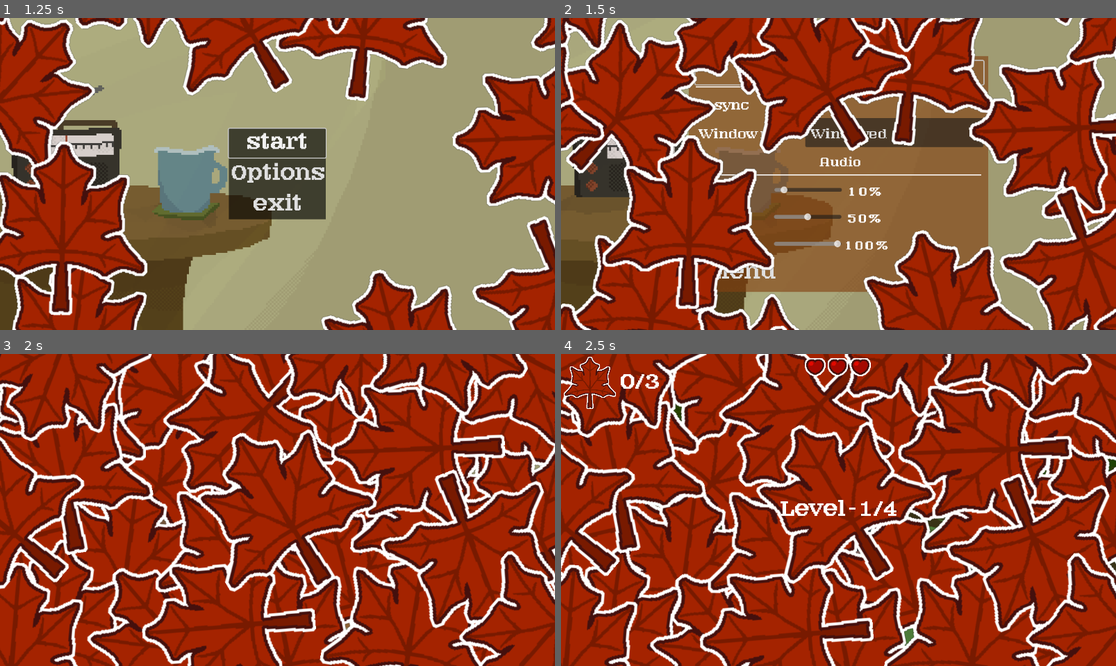
Above: before the commit, frames 1-4 (two rows, left to right).
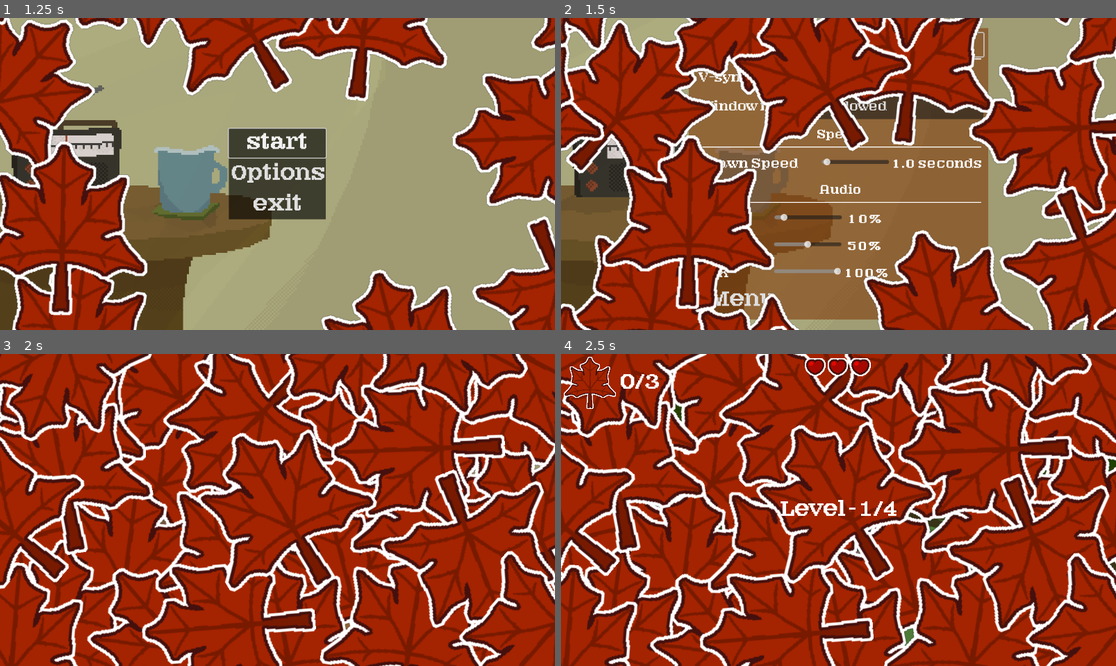
Above: after the commit, the same moments.

Repository: wewewer123/Cozy-Chaos-Fall-2025
Game: Godot game, scene res://scenes/game/GameHolder.tscn
The game is run twice, just before and just after one commit, with the same random seed, the same clock (stepped at 60 frames per second) and the same inputs.
Inputs (mouse positions are in pixels of both pictures, inside the frame that each line leads up to):
- Up to frame 1 (1.25 s): tap Enter at 0.5 s; move the mouse to (399, 158) at 0.52 s; hold D (right) from 0.53 s (still down); tap T at 0.6 s; click (399, 158) at 0.67 s
- Up to frame 2 (1.5 s): release D (right) at 1.25 s; click "Options" at 1.25 s
- Up to frame 3 (2 s): no input
- Up to frame 4 (2.5 s): click "< Menu" at 2 s

Frame 1 is identical in both runs. In frame 2, 8.2% of the frame differs, in the area x 24-77%, y 3-97%; in frame 3, less than 0.1%; in frame 4, nothing differs.

Commit message:
Fixed focus bug

Diff:
--- a/scenes/ui/main_menu.tscn
+++ b/scenes/ui/main_menu.tscn
@@ -85,7 +85,6 @@
 focus_neighbor_bottom = NodePath("../Options")
 focus_next = NodePath("../Options")
 focus_previous = NodePath("../Exit")
-accessibility_name = "Start"
 theme = ExtResource("3_hh8cs")
 theme_type_variation = &"FlatButton"
 text = "start"
@@ -106,7 +105,6 @@
 focus_neighbor_bottom = NodePath("../Exit")
 focus_next = NodePath("../Exit")
 focus_previous = NodePath("../Start")
-accessibility_name = "Options"
 theme = ExtResource("3_hh8cs")
 theme_type_variation = &"FlatButton"
 text = "Options
@@ -118,24 +116,25 @@
 focus_neighbor_top = NodePath("../Options")
 focus_next = NodePath("../Start")
 focus_previous = NodePath("../Options")
-accessibility_name = "Exit"
 theme = ExtResource("3_hh8cs")
 theme_type_variation = &"FlatButton"
 text = "exit
 "
 flat = true
 
-[node name="Options" type="MarginContainer" parent="CenterContainer" node_paths=PackedStringArray("master_val", "music_val", "sfx_val", "slider_master_val", "slider_music_val", "slider_sfx_val")]
+[node name="Options" type="MarginContainer" parent="CenterContainer" node_paths=PackedStringArray("master_val", "music_val", "sfx_val", "diff_val", "slider_master_val", "slider_music_val", "slider_sfx_val", "slider_difficulty_val")]
 visible = false
 layout_mode = 2
 size_flags_horizontal = 3
 script = ExtResource("5_cwgiw")
-master_val = NodePath("MarginContainer/VBoxContainer/Audio/VBoxContainer/MarginContainer3/VBoxContainer/HBoxContainer/MasterVal")
-music_val = NodePath("MarginContainer/VBoxContainer/Audio/VBoxContainer/MarginContainer3/VBoxContainer/HBoxContainer2/MusicVal")
-sfx_val = NodePath("MarginContainer/VBoxContainer/Audio/VBoxContainer/MarginContainer3/VBoxContainer/HBoxContainer3/SFXVal")
-slider_master_val = NodePath("MarginContainer/VBoxContainer/Audio/VBoxContainer/MarginContainer3/VBoxContainer/HBoxContainer/MasterVolSlider")
-slider_music_val = NodePath("MarginContainer/VBoxContainer/Audio/VBoxContainer/MarginContainer3/VBoxContainer/HBoxContainer2/MusicVolSlider")
-slider_sfx_val = NodePath("MarginContainer/VBoxContainer/Audio/VBoxContainer/MarginContainer3/VBoxContainer/HBoxContainer3/SFXVolSlider")
+master_val = NodePath("MarginContainer/VBoxContainer/Audio/VBoxContainer/MarginContainer4/VBoxContainer/HBoxContainer/MasterVal")
+music_val = NodePath("MarginContainer/VBoxContainer/Audio/VBoxContainer/MarginContainer4/VBoxContainer/HBoxContainer2/MusicVal")
+sfx_val = NodePath("MarginContainer/VBoxContainer/Audio/VBoxContainer/MarginContainer4/VBoxContainer/HBoxContainer3/SFXVal")
+diff_val = NodePath("MarginContainer/VBoxContainer/Speed/VBoxContainer/MarginContainer3/VBoxContainer/HBoxContainer2/DifficultyVal")
+slider_master_val = NodePath("MarginContainer/VBoxContainer/Audio/VBoxContainer/MarginContainer4/VBoxContainer/HBoxContainer/MasterVolSlider")
+slider_music_val = NodePath("MarginContainer/VBoxContainer/Audio/VBoxContainer/MarginContainer4/VBoxContainer/HBoxContainer2/MusicVolSlider")
+slider_sfx_val = NodePath("MarginContainer/VBoxContainer/Audio/VBoxContainer/MarginContainer4/VBoxContainer/HBoxContainer3/SFXVolSlider")
+slider_difficulty_val = NodePath("MarginContainer/VBoxContainer/Speed/VBoxContainer/MarginContainer3/VBoxContainer/HBoxContainer2/DifficultySlider")
 
 [node name="Panel" type="Panel" parent="CenterContainer/Options"]
 visible = false
@@ -248,6 +247,72 @@
 popup/item_2/text = "Exclusive Full Screen"
 popup/item_2/id = 2
 
+[node name="Speed" type="MarginContainer" parent="CenterContainer/Options/MarginContainer/VBoxContainer"]
+layout_mode = 2
+
+[node name="VBoxContainer" type="VBoxContainer" parent="CenterContainer/Options/MarginContainer/VBoxContainer/Speed"]
+layout_mode = 2
+
+[node name="MarginContainer" type="MarginContainer" parent="CenterContainer/Options/MarginContainer/VBoxContainer/Speed/VBoxContainer"]
+layout_mode = 2
+
+[node name="Label2" type="Label" parent="CenterContainer/Options/MarginContainer/VBoxContainer/Speed/VBoxContainer/MarginContainer"]
+layout_mode = 2
+focus_mode = 2
+accessibility_description = "Options Section"
+theme_override_fonts/font = ExtResource("5_b6xvh")
+theme_override_font_sizes/font_size = 32
+text = "Speed"
+horizontal_alignment = 1
+
+[node name="MarginContainer4" type="MarginContainer" parent="CenterContainer/Options/MarginContainer/VBoxContainer/Speed/VBoxContainer"]
+layout_mode = 2
+theme_override_constants/margin_left = 5
+theme_override_constants/margin_right = 5
+
+[node name="ColorRect" type="ColorRect" parent="CenterContainer/Options/MarginContainer/VBoxContainer/Speed/VBoxContainer/MarginContainer4"]
+custom_minimum_size = Vector2(0, 2)
+layout_mode = 2
+theme = SubResource("Theme_pdh6n")
+
+[node name="MarginContainer3" type="MarginContainer" parent="CenterContainer/Options/MarginContainer/VBoxContainer/Speed/VBoxContainer"]
+layout_mode = 2
+theme = ExtResource("6_ohy3q")
+theme_override_constants/margin_left = 9
+
+[node name="VBoxContainer" type="VBoxContainer" parent="CenterContainer/Options/MarginContainer/VBoxContainer/Speed/VBoxContainer/MarginContainer3"]
+layout_mode = 2
+
+[node name="HBoxContainer2" type="HBoxContainer" parent="CenterContainer/Options/MarginContainer/VBoxContainer/Speed/VBoxContainer/MarginContainer3/VBoxContainer"]
+layout_mode = 2
+
+[node name="Label" type="Label" parent="CenterContainer/Options/MarginContainer/VBoxContainer/Speed/VBoxContainer/MarginContainer3/VBoxContainer/HBoxContainer2"]
+custom_minimum_size = Vector2(60, 30)
+layout_mode = 2
+theme_override_fonts/font = ExtResource("5_b6xvh")
+theme_override_font_sizes/font_size = 34
+text = "Spawn Speed"
+
+[node name="MarginContainer" type="MarginContainer" parent="CenterContainer/Options/MarginContainer/VBoxContainer/Speed/VBoxContainer/MarginContainer3/VBoxContainer/HBoxContainer2"]
+layout_mode = 2
+theme_override_constants/margin_left = 41
+
+[node name="DifficultySlider" type="HSlider" parent="CenterContainer/Options/MarginContainer/VBoxContainer/Speed/VBoxContainer/MarginContainer3/VBoxContainer/HBoxContainer2"]
+custom_minimum_size = Vector2(140, 0)
+layout_mode = 2
+size_flags_vertical = 1
+min_value = 0.5
+max_value = 20.0
+step = 0.1
+value = 1.0
+
+[node name="DifficultyVal" type="Label" parent="CenterContainer/Options/MarginContainer/VBoxContainer/Speed/VBoxContainer/MarginContainer3/VBoxContainer/HBoxContainer2"]
+custom_minimum_size = Vector2(60, 30)
+layout_mode = 2
+theme_override_fonts/font = ExtResource("5_b6xvh")
+theme_override_font_sizes/font_size = 34
+text = "100%"
+
 [node name="Audio" type="MarginContainer" parent="CenterContainer/Options/MarginContainer/VBoxContainer"]
 layout_mode = 2
 
@@ -277,29 +342,29 @@
 layout_mode = 2
 theme = SubResource("Theme_pdh6n")
 
-[node name="MarginContainer3" type="MarginContainer" parent="CenterContainer/Options/MarginContainer/VBoxContainer/Audio/VBoxContainer"]
+[node name="MarginContainer4" type="MarginContainer" parent="CenterContainer/Options/MarginContainer/VBoxContainer/Audio/VBoxContainer"]
 layout_mode = 2
 theme = ExtResource("6_ohy3q")
 theme_override_constants/margin_left = 9
 
-[node name="VBoxContainer" type="VBoxContainer" parent="CenterContainer/Options/MarginContainer/VBoxContainer/Audio/VBoxContainer/MarginContainer3"]
-layout_mode = 2
-
-[node name="HBoxContainer" type="HBoxContainer" parent="CenterContainer/Options/MarginContainer/VBoxContainer/Audio/VBoxContainer/MarginContainer3/VBoxContainer"]
-layout_mode = 2
-
-[node name="Label" type="Label" parent="CenterContainer/Options/MarginContainer/VBoxContainer/Audio/VBoxContainer/MarginContainer3/VBoxContainer/HBoxContainer"]
+[node name="VBoxContainer" type="VBoxContainer" parent="CenterContainer/Options/MarginContainer/VBoxContainer/Audio/VBoxContainer/MarginContainer4"]
+layout_mode = 2
+
+[node name="HBoxContainer" type="HBoxContainer" parent="CenterContainer/Options/MarginContainer/VBoxContainer/Audio/VBoxContainer/MarginContainer4/VBoxContainer"]
+layout_mode = 2
+
+[node name="Label" type="Label" parent="CenterContainer/Options/MarginContainer/VBoxContainer/Audio/VBoxContainer/MarginContainer4/VBoxContainer/HBoxContainer"]
 custom_minimum_size = Vector2(60, 30)
 layout_mode = 2
 theme_override_fonts/font = ExtResource("5_b6xvh")
 theme_override_font_sizes/font_size = 34
 text = "Master"
 
-[node name="MarginContainer" type="MarginContainer" parent="CenterContainer/Options/MarginContainer/VBoxContainer/Audio/VBoxContainer/MarginContainer3/VBoxContainer/HBoxContainer"]
+[node name="MarginContainer" type="MarginContainer" parent="CenterContainer/Options/MarginContainer/VBoxContainer/Audio/VBoxContainer/MarginContainer4/VBoxContainer/HBoxContainer"]
 layout_mode = 2
 theme_override_constants/margin_left = 40
 
-[node name="MasterVolSlider" type="HSlider" parent="CenterContainer/Options/MarginContainer/VBoxContainer/Audio/VBoxContainer/MarginContainer3/VBoxContainer/HBoxContainer"]
+[node name="MasterVolSlider" type="HSlider" parent="CenterContainer/Options/MarginContainer/VBoxContainer/Audio/VBoxContainer/MarginContainer4/VBoxContainer/HBoxContainer"]
 custom_minimum_size = Vector2(140, 0)
 layout_mode = 2
 size_flags_vertical = 1
@@ -307,28 +372,28 @@
 value = 10.0
 rounded = true
 
-[node name="MasterVal" type="Label" parent="CenterContainer/Options/MarginContainer/VBoxContainer/Audio/VBoxContainer/MarginContainer3/VBoxContainer/HBoxContainer"]
+[node name="MasterVal" type="Label" parent="CenterContainer/Options/MarginContainer/VBoxContainer/Audio/VBoxContainer/MarginContainer4/VBoxContainer/HBoxContainer"]
 custom_minimum_size = Vector2(60, 30)
 layout_mode = 2
 theme_override_fonts/font = ExtResource("5_b6xvh")
 theme_override_font_sizes/font_size = 34
 text = "100%"
 
-[node name="HBoxContainer2" type="HBoxContainer" parent="CenterContainer/Options/MarginContainer/VBoxContainer/Audio/VBoxContainer/MarginContainer3/VBoxContainer"]
-layout_mode = 2
-
-[node name="Label" type="Label" parent="CenterContainer/Options/MarginContainer/VBoxContainer/Audio/VBoxContainer/MarginContainer3/VBoxContainer/HBoxContainer2"]
+[node name="HBoxContainer2" type="HBoxContainer" parent="CenterContainer/Options/MarginContainer/VBoxContainer/Audio/VBoxContainer/MarginContainer4/VBoxContainer"]
+layout_mode = 2
+
+[node name="Label" type="Label" parent="CenterContainer/Options/MarginContainer/VBoxContainer/Audio/VBoxContainer/MarginContainer4/VBoxContainer/HBoxContainer2"]
 custom_minimum_size = Vector2(60, 30)
 layout_mode = 2
 theme_override_fonts/font = ExtResource("5_b6xvh")
 theme_override_font_sizes/font_size = 34
 text = "Music   "
 
-[node name="MarginContainer" type="MarginContainer" parent="CenterContainer/Options/MarginContainer/VBoxContainer/Audio/VBoxContainer/MarginContainer3/VBoxContainer/HBoxContainer2"]
+[node name="MarginContainer" type="MarginContainer" parent="CenterContainer/Options/MarginContainer/VBoxContainer/Audio/VBoxContainer/MarginContainer4/VBoxContainer/HBoxContainer2"]
 layout_mode = 2
 theme_override_constants/margin_left = 41
 
-[node name="MusicVolSlider" type="HSlider" parent="CenterContainer/Options/MarginContainer/VBoxContainer/Audio/VBoxContainer/MarginContainer3/VBoxContainer/HBoxContainer2"]
+[node name="MusicVolSlider" type="HSlider" parent="CenterContainer/Options/MarginContainer/VBoxContainer/Audio/VBoxContainer/MarginContainer4/VBoxContainer/HBoxContainer2"]
 custom_minimum_size = Vector2(140, 0)
 layout_mode = 2
 size_flags_vertical = 1
@@ -336,28 +401,28 @@
 value = 50.0
 rounded = true
 
-[node name="MusicVal" type="Label" parent="CenterContainer/Options/MarginContainer/VBoxContainer/Audio/VBoxContainer/MarginContainer3/VBoxContainer/HBoxContainer2"]
+[node name="MusicVal" type="Label" parent="CenterContainer/Options/MarginContainer/VBoxContainer/Audio/VBoxContainer/MarginContainer4/VBoxContainer/HBoxContainer2"]
 custom_minimum_size = Vector2(60, 30)
 layout_mode = 2
 theme_override_fonts/font = ExtResource("5_b6xvh")
 theme_override_font_sizes/font_size = 34
 text = "100%"
 
-[node name="HBoxContainer3" type="HBoxContainer" parent="CenterContainer/Options/MarginContainer/VBoxContainer/Audio/VBoxContainer/MarginContainer3/VBoxContainer"]
-layout_mode = 2
-
-[node name="Label" type="Label" parent="CenterContainer/Options/MarginContainer/VBoxContainer/Audio/VBoxContainer/MarginContainer3/VBoxContainer/HBoxContainer3"]
+[node name="HBoxContainer3" type="HBoxContainer" parent="CenterContainer/Options/MarginContainer/VBoxContainer/Audio/VBoxContainer/MarginContainer4/VBoxContainer"]
+layout_mode = 2
+
+[node name="Label" type="Label" parent="CenterContainer/Options/MarginContainer/VBoxContainer/Audio/VBoxContainer/MarginContainer4/VBoxContainer/HBoxContainer3"]
 custom_minimum_size = Vector2(60, 30)
 layout_mode = 2
 theme_override_fonts/font = ExtResource("5_b6xvh")
 theme_override_font_sizes/font_size = 34
 text = "SFX       "
 
-[node name="MarginContainer" type="MarginContainer" parent="CenterContainer/Options/MarginContainer/VBoxContainer/Audio/VBoxContainer/MarginContainer3/VBoxContainer/HBoxContainer3"]
+[node name="MarginContainer" type="MarginContainer" parent="CenterContainer/Options/MarginContainer/VBoxContainer/Audio/VBoxContainer/MarginContainer4/VBoxContainer/HBoxContainer3"]
 layout_mode = 2
 theme_override_constants/margin_left = 44
 
-[node name="SFXVolSlider" type="HSlider" parent="CenterContainer/Options/MarginContainer/VBoxContainer/Audio/VBoxContainer/MarginContainer3/VBoxContainer/HBoxContainer3"]
+[node name="SFXVolSlider" type="HSlider" parent="CenterContainer/Options/MarginContainer/VBoxContainer/Audio/VBoxContainer/MarginContainer4/VBoxContainer/HBoxContainer3"]
 custom_minimum_size = Vector2(140, 0)
 layout_mode = 2
 size_flags_vertical = 1
@@ -365,7 +430,7 @@
 value = 100.0
 rounded = true
 
-[node name="SFXVal" type="Label" parent="CenterContainer/Options/MarginContainer/VBoxContainer/Audio/VBoxContainer/MarginContainer3/VBoxContainer/HBoxContainer3"]
+[node name="SFXVal" type="Label" parent="CenterContainer/Options/MarginContainer/VBoxContainer/Audio/VBoxContainer/MarginContainer4/VBoxContainer/HBoxContainer3"]
 custom_minimum_size = Vector2(60, 30)
 layout_mode = 2
 theme_override_fonts/font = ExtResource("5_b6xvh")
@@ -407,8 +472,9 @@
 [connection signal="visibility_changed" from="CenterContainer/Options" to="CenterContainer/Options" method="_on_visibility_changed"]
 [connection signal="toggled" from="CenterContainer/Options/MarginContainer/VBoxContainer/Graphic/VBoxContainer/MarginContainer3/GridContainer/CheckBox" to="CenterContainer/Options" method="_on_check_box_toggled"]
 [connection signal="item_selected" from="CenterContainer/Options/MarginContainer/VBoxContainer/Graphic/VBoxContainer/MarginContainer3/GridContainer/MarginContainer/OptionButton" to="CenterContainer/Options" method="_on_option_button_item_selected"]
-[connection signal="value_changed" from="CenterContainer/Options/MarginContainer/VBoxContainer/Audio/VBoxContainer/MarginContainer3/VBoxContainer/HBoxContainer/MasterVolSlider" to="CenterContainer/Options" method="_on_master_vol_slider_value_changed"]
-[connection signal="value_changed" from="CenterContainer/Options/MarginContainer/VBoxContainer/Audio/VBoxContainer/MarginContainer3/VBoxContainer/HBoxContainer2/MusicVolSlider" to="CenterContainer/Options" method="_on_music_vol_slider_value_changed"]
-[connection signal="value_changed" from="CenterContainer/Options/MarginContainer/VBoxContainer/Audio/VBoxContainer/MarginContainer3/VBoxContainer/HBoxContainer3/SFXVolSlider" to="CenterContainer/Options" method="_on_sfx_vol_slider_value_changed"]
+[connection signal="changed" from="CenterContainer/Options/MarginContainer/VBoxContainer/Speed/VBoxContainer/MarginContainer3/VBoxContainer/HBoxContainer2/DifficultySlider" to="CenterContainer/Options" method="_on_difficulty_slider_changed"]
+[connection signal="value_changed" from="CenterContainer/Options/MarginContainer/VBoxContainer/Audio/VBoxContainer/MarginContainer4/VBoxContainer/HBoxContainer/MasterVolSlider" to="CenterContainer/Options" method="_on_master_vol_slider_value_changed"]
+[connection signal="value_changed" from="CenterContainer/Options/MarginContainer/VBoxContainer/Audio/VBoxContainer/MarginContainer4/VBoxContainer/HBoxContainer2/MusicVolSlider" to="CenterContainer/Options" method="_on_music_vol_slider_value_changed"]
+[connection signal="value_changed" from="CenterContainer/Options/MarginContainer/VBoxContainer/Audio/VBoxContainer/MarginContainer4/VBoxContainer/HBoxContainer3/SFXVolSlider" to="CenterContainer/Options" method="_on_sfx_vol_slider_value_changed"]
 [connection signal="pressed" from="CenterContainer/Options/MarginContainer/VBoxContainer/MenuBack" to="." method="_on_menu_back_pressed"]
 [connection signal="pressed" from="MarginContainer/TextureButton" to="CenterContainer/Menu" method="_on_texture_button_pressed"]
--- a/scripts/game/globals.gd
+++ b/scripts/game/globals.gd
@@ -3,13 +3,13 @@
 var max_player_health = 3
 var max_leaf_count = 3
 
-var SPAWN_DIFFICULTY_MULTIPLAYER = 7
+var SPAWN_DIFFICULTY_MULTIPLIER = 1
 
 var LANE_SPAWN_TIMERS := {
-	GameManager.game_states.LEVEL1: 1.0 * SPAWN_DIFFICULTY_MULTIPLAYER,
-	GameManager.game_states.LEVEL2: 0.7 * SPAWN_DIFFICULTY_MULTIPLAYER,
-	GameManager.game_states.LEVEL3: 0.5 * SPAWN_DIFFICULTY_MULTIPLAYER,
-	GameManager.game_states.LEVEL4: 0.3 * SPAWN_DIFFICULTY_MULTIPLAYER
+	GameManager.game_states.LEVEL1: 1.0 * SPAWN_DIFFICULTY_MULTIPLIER,
+	GameManager.game_states.LEVEL2: 0.7 * SPAWN_DIFFICULTY_MULTIPLIER,
+	GameManager.game_states.LEVEL3: 0.5 * SPAWN_DIFFICULTY_MULTIPLIER,
+	GameManager.game_states.LEVEL4: 0.3 * SPAWN_DIFFICULTY_MULTIPLIER
 }
 
 var object_spawn_distance:float = 60
--- a/scripts/ui/main_menu.gd
+++ b/scripts/ui/main_menu.gd
@@ -53,3 +53,4 @@
 
 func _on_menu_back_pressed() -> void:
 	change_state(states.MENU)
+	$CenterContainer/Menu/CenterContainer/MenuButtonList/Start.grab_focus()
--- a/scripts/ui/options.gd
+++ b/scripts/ui/options.gd
@@ -4,15 +4,18 @@
 @export var master_val:Label
 @export var music_val:Label
 @export var sfx_val:Label
+@export var diff_val:Label
 
 @export var slider_master_val:HSlider
 @export var slider_music_val:HSlider
 @export var slider_sfx_val:HSlider
+@export var slider_difficulty_val:HSlider
 
 func _ready() -> void:
 	_on_master_vol_slider_value_changed(slider_master_val.value)
 	_on_sfx_vol_slider_value_changed(slider_sfx_val.value)
 	_on_music_vol_slider_value_changed(slider_music_val.value)
+	_on_difficulty_slider_value_changed(slider_difficulty_val.value)
 
 func _on_check_box_toggled(toggled_on: bool) -> void:
 	if toggled_on:
@@ -40,11 +43,12 @@
 	AudioServer.set_bus_volume_linear(bus_index, value/100.0)
 
 func _on_sfx_vol_slider_value_changed(value: float) -> void:
+	var bus_index = AudioServer.get_bus_index("SFX")
 	sfx_val.text = str("%*d%%" % [3, value])
-	var bus_index = AudioServer.get_bus_index("SFX")
-
 	AudioServer.set_bus_volume_linear(bus_index, value/100.0)
 
+func _on_difficulty_slider_value_changed(value: float) -> void:
+	diff_val.text = str("%*.1f seconds" % [3, value])
 
 func _on_visibility_changed() -> void:
 	$MarginContainer/VBoxContainer/Graphic/VBoxContainer/MarginContainer2/Label.grab_focus()
--- a/tutorial_voice_lines.tres
+++ b/tutorial_voice_lines.tres
@@ -1,4 +1,4 @@
-[gd_resource type="Resource" load_steps=11 format=3 uid="uid://b66ua3ss6oli1"]
+[gd_resource type="Resource" script_class="TutorialAudioContainer" load_steps=11 format=3 uid="uid://b66ua3ss6oli1"]
 
 [ext_resource type="AudioStream" uid="uid://2jmq70tauwo" path="res://assets/audio/Voicelines/witch/Lvl1-Witch-01.wav" id="1_y7for"]
 [ext_resource type="AudioStream" uid="uid://b63ugs78pg74j" path="res://assets/audio/Voicelines/witch/Lvl1-Witch-02.wav" id="2_tfjxb"]
Not shown: 1 places in tutorial_voice_lines.tres that only renumber resources
